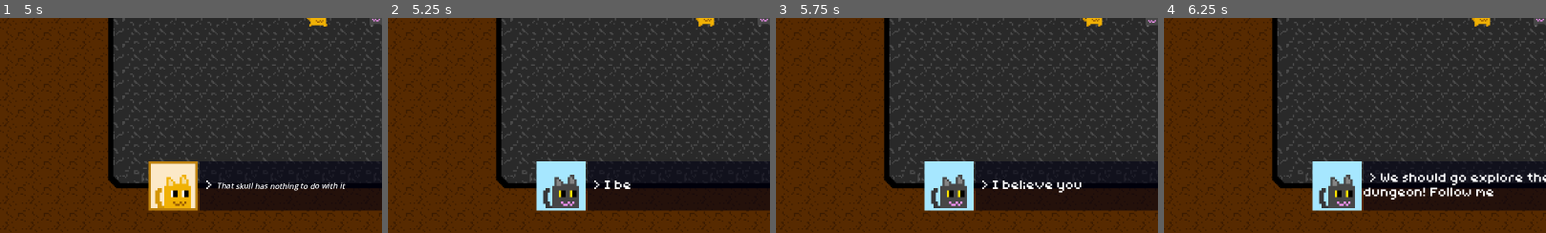
Above: before the commit, frames 1-4 (left to right).
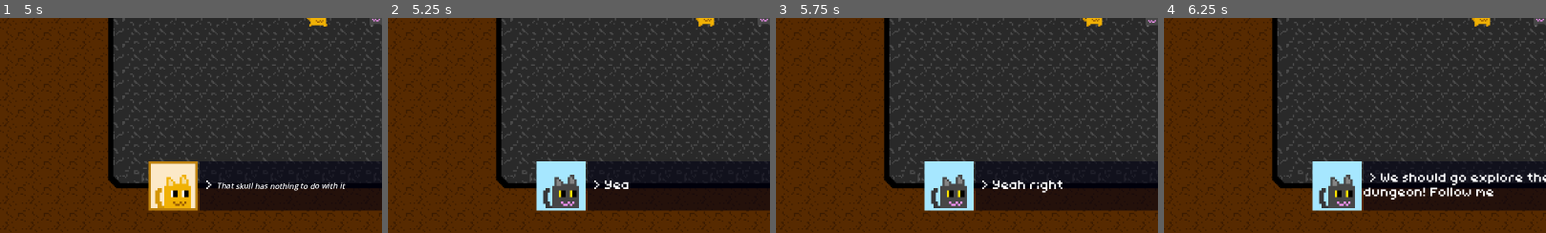
Above: after the commit, the same moments.

Repository: InvertedCarrot/PIXEL-JAM-2025
Game: Godot game, scene res://scenes/levels/dungeons/dungeon0.tscn
Two runs of this game, one before a commit and one after it. Both use one fixed random seed, a clock stepped at 60 frames per second and the inputs below. This scene is started directly instead of the project's main scene.
Inputs (mouse positions are % of the whole screen's width and height, from its top left):
- Up to frame 1 (5 s): tap Enter (ui_accept) at 0.5, 0.77, 1.52, 2.75, 3.02, 3.77, 4.25, 4.52 s; move the mouse to (72, 45) at 0.52 s; hold Right (right) 0.53-1.28 s; tap Space (attack) at 0.6, 2.85 s; click (72, 45) at 0.67 s; move the mouse to (30, 55) at 1.27 s; hold Down (down) 1.28-2.03 s; tap V (harvest) at 1.35, 3.6 s; move the mouse to (60, 28) at 2.02 s; hold Right (right) 2.03-2.78 s; tap C (swap_souls) at 2.1, 4.35 s; move the mouse to (45, 70) at 2.77 s; hold Up (up) 2.78-3.53 s; click (45, 70) at 2.92 s; move the mouse to (80, 65) at 3.52 s; hold Left (left) from 3.53 s (still down); move the mouse to (20, 35) at 4.27 s
- Up to frame 2 (5.25 s): move the mouse to (55, 50) at 5.02 s; release Left (left) at 5.03 s; hold Down (down) from 5.03 s (still down); tap Space (attack) at 5.1 s; click (55, 50) at 5.17 s
- Up to frame 3 (5.75 s): keep holding Down (down)
- Up to frame 4 (6.25 s): tap Enter (ui_accept) at 5.75, 6.02 s; move the mouse to (35, 25) at 5.77 s; release Down (down) at 5.78 s; hold Right (right) from 5.78 s (still down); tap V (harvest) at 5.85 s
The pictures show only the part of the screen within x 8-58%, y 50-100%; the shares and areas given below are measured in that part.

Frame 1 is identical in both runs. In frame 2, 0.2% of the frame differs, in the area x 56-64%, y 75-80%; in frame 3, 0.6%, in the area x 56-80%, y 75-82%; in frame 4, nothing differs.

Commit message:
some audios

Diff:
--- a/scenes/UI/dialogue/dialogue.gd
+++ b/scenes/UI/dialogue/dialogue.gd
@@ -6,6 +6,8 @@
 @onready var animation_player : AnimationPlayer = find_child("AnimationPlayer")
 
 const dialogue_box_scene = preload("res://scenes/UI/dialogue/dialogue_box.tscn")
+
+@onready var clicking_audio: AudioStreamPlayer2D = $ClickingAudio
 
 #func _ready() -> void:
 
@@ -92,6 +94,9 @@
 	animation.track_set_path(track_index, ".:visible_characters")
 	animation.track_set_interpolation_type(track_index, Animation.INTERPOLATION_LINEAR)
 
+	# Play audio
+	clicking_audio.play()
+
 	# Configure keys
 	var total_time : float = 0.0
 	var total_visible_characters : int = 0
--- a/scenes/UI/dialogue/dialogue.tscn
+++ b/scenes/UI/dialogue/dialogue.tscn
@@ -1,7 +1,8 @@
-[gd_scene load_steps=3 format=3 uid="uid://dxmhk3caeu00h"]
+[gd_scene load_steps=4 format=3 uid="uid://dxmhk3caeu00h"]
 
 [ext_resource type="Script" path="res://scenes/UI/dialogue/dialogue.gd" id="1_ntmpk"]
 [ext_resource type="FontFile" uid="uid://e4xw2xsn1u5k" path="res://assets/tinypixel.otf" id="3_mc6fx"]
+[ext_resource type="AudioStream" uid="uid://b27pl6460fxnq" path="res://assets/SFX/click.wav" id="3_pwitn"]
 
 [node name="Dialogue" type="VBoxContainer"]
 offset_right = 1200.0
@@ -16,3 +17,6 @@
 
 [node name="AnimationPlayer" type="AnimationPlayer" parent="."]
 root_node = NodePath("../RichTextLabel")
+
+[node name="ClickingAudio" type="AudioStreamPlayer2D" parent="."]
+stream = ExtResource("3_pwitn")
--- a/scenes/UI/dialogue/dialogue_logs.gd
+++ b/scenes/UI/dialogue/dialogue_logs.gd
@@ -15,5 +15,5 @@
 			add_text_entry("I was looking for you! Where do you keep wandering off to??").set_metadata("author", "npc")
 			add_text_entry("I was chasing a monster, but it's dead now.").set_metadata("author", Globals.player_entity)
 			add_text_entry("[i][shake rate=20.0 level=5 connected=1]That skull has nothing to do with it[/shake][/i]").set_metadata("author", Globals.player_entity)
-			add_text_entry("I believe you").set_metadata("author","npc")
+			add_text_entry("Yeah right").set_metadata("author","npc")
 			add_text_entry("We should go explore the rest of the dungeon! Follow me").set_metadata("author", "npc")
--- a/scenes/entities/entity.gd
+++ b/scenes/entities/entity.gd
@@ -243,6 +243,8 @@
 
 func take_damage():
 	if immune_timer.is_stopped(): # if immune, don't take damage
+		if (is_player):
+			$HurtSound.play()
 		apply_damage() # apply damage (we deal with death below)
 		if is_player:
 			Globals.player_health = health # assign current health to global file
--- a/scenes/entities/entity.tscn
+++ b/scenes/entities/entity.tscn
@@ -1,6 +1,7 @@
-[gd_scene load_steps=8 format=3 uid="uid://cy4th7add1tw0"]
+[gd_scene load_steps=9 format=3 uid="uid://cy4th7add1tw0"]
 
 [ext_resource type="Script" path="res://scenes/entities/entity.gd" id="1_ipa0w"]
+[ext_resource type="AudioStream" uid="uid://b3ncp3rtbk3vr" path="res://assets/SFX/hitHurt.wav" id="3_kfadp"]
 [ext_resource type="Script" path="res://scenes/entities/entity_animation.gd" id="3_tf2at"]
 
 [sub_resource type="CircleShape2D" id="CircleShape2D_5jfjd"]
@@ -120,6 +121,10 @@
 shape = SubResource("CircleShape2D_wvw65")
 debug_color = Color(0.564706, 0.392157, 1, 0.0392157)
 
+[node name="HurtSound" type="AudioStreamPlayer2D" parent="."]
+stream = ExtResource("3_kfadp")
+volume_db = -5.943
+
 [connection signal="area_entered" from="Hurtbox" to="." method="_on_hurtbox_area_entered"]
 [connection signal="area_exited" from="Hurtbox" to="." method="_on_hurtbox_area_exited"]
 [connection signal="area_entered" from="TransitionArea" to="." method="_on_transition_area_area_entered"]
Not shown, added: assets/SFX/hitHurt.wav
